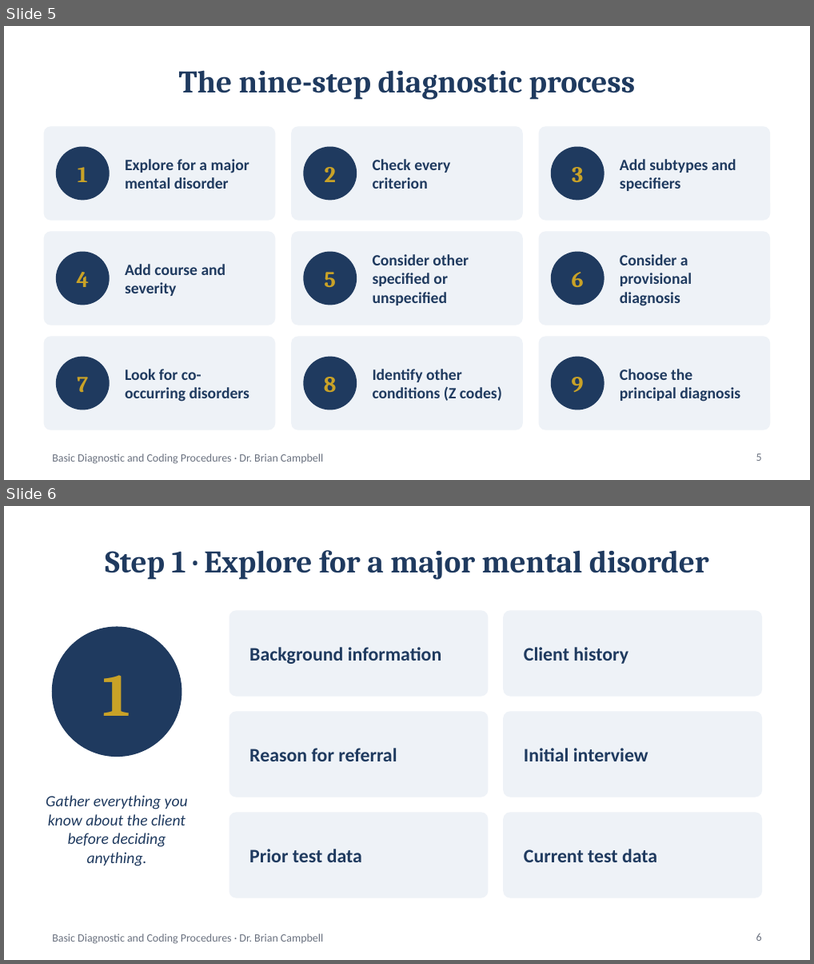
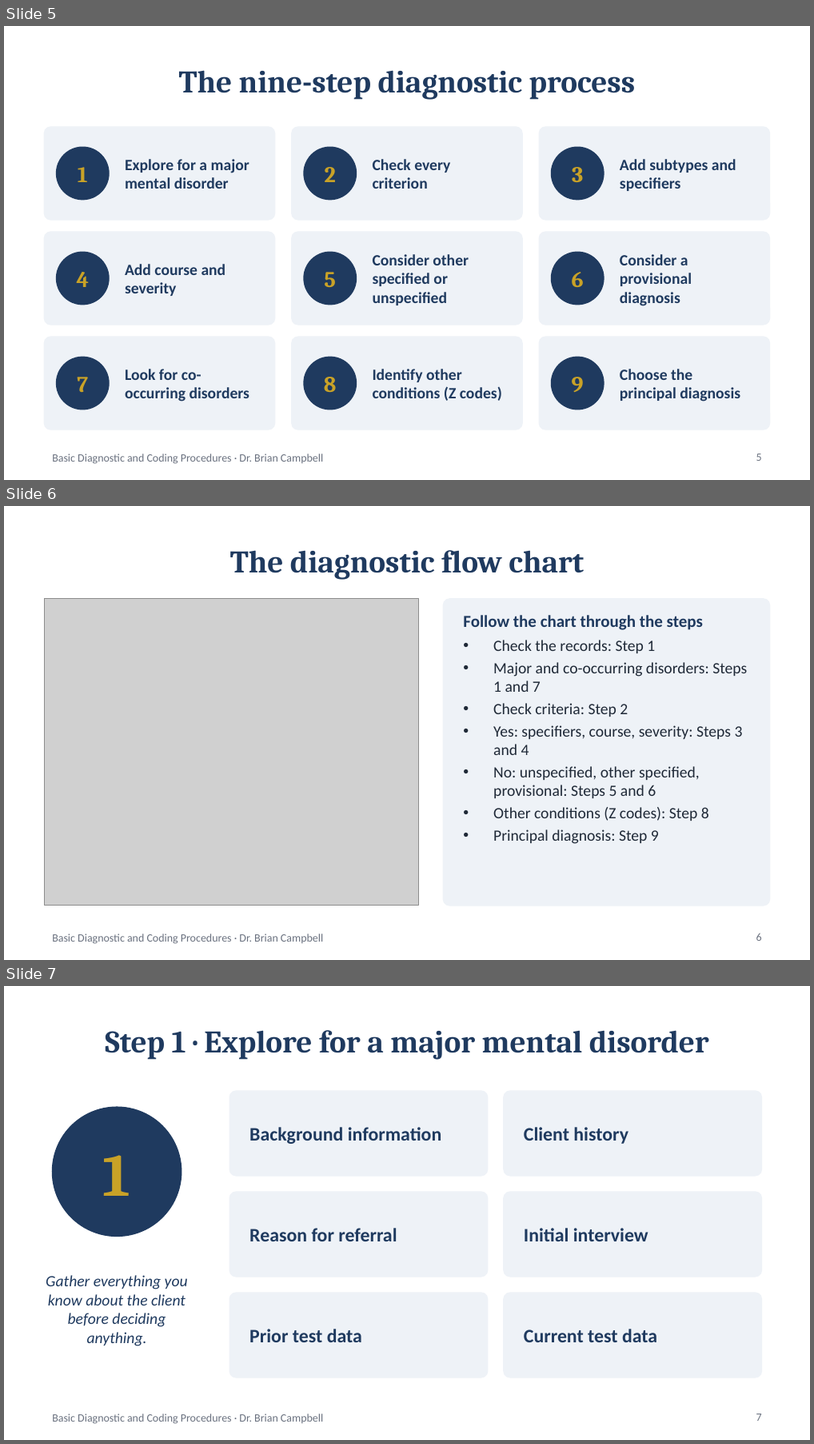
Before and after one commit to doctorishome/belief-therapy-tool, a slide deck: counselors/reviews/dsm5tr-diagnostic-process.pptx. Shown one above the other, each under a label of ours: slides 5 and 6 before the commit, slides 5, 6 and 7 after it. The pictures are 814x964 and 814x1444 pixels, drawn with LibreOffice and Linux fonts; fonts in the diff are those of the drawing; grey boxes stand for pictures. Boxes give left, top, right and bottom in pixels: in the first picture for what was removed or moved away, otherwise in the second. Text is boxed around its words. In the diff, an @@ line names an element or a change of style, - is before the commit and + after.

```diff
--- a/counselors/reviews/dsm5tr-diagnostic-process.pptx
+++ b/counselors/reviews/dsm5tr-diagnostic-process.pptx
@@ slide 6 added at [4,506,810,960], background #FFFFFF; not listed: 1 template element that a slide beside it also shows @@
@@ title added at [230,550,584,580], 28 pt, text #1F3A5F, bold @@
+The diagnostic flow chart
@@ picture added at [44,599,418,905] @@
@@ rounded rectangle added at [443,599,770,905], fill #EEF2F7, outline #EEF2F7 1 pt @@
@@ text added at [463,615,747,844], 14 pt, text #1F2937 @@
+Follow the chart through the steps
+• Check the records: Step 1
+• Major and co-occurring disorders: Steps 1 and 7
+• Check criteria: Step 2
+• Yes: specifiers, course, severity: Steps 3 and 4
+• No: unspecified, other specified, provisional: Steps 5 and 6
+• Other conditions (Z codes): Step 8
+• Principal diagnosis: Step 9
@@ page number added at [757,932,762,940], 10 pt, text #6B7280 @@
+6
@@ what was slide 6 is now slide 7 @@
@@ page number at [757,1413,762,1420]: text changed @@
-6
+7
```
Also in this commit, not shown: 1 other file.
